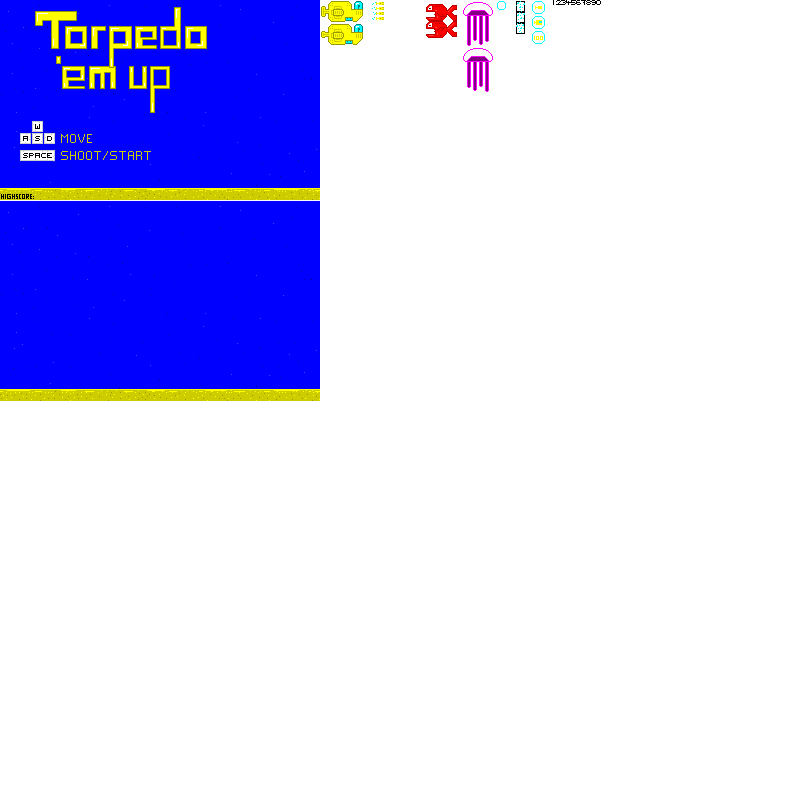
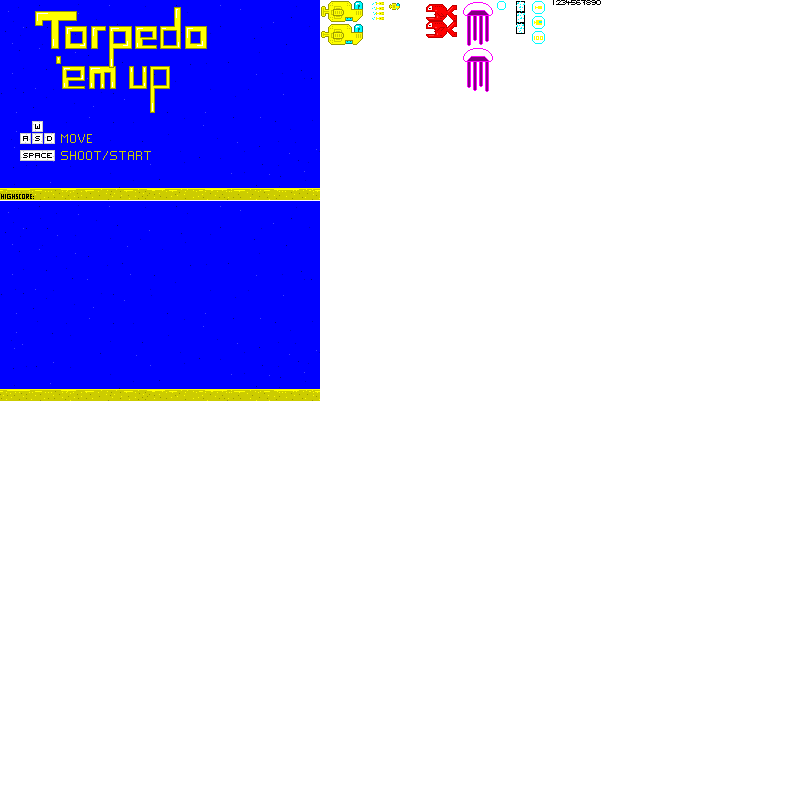
Two versions of the same layered image (800 × 800). Layer-by-layer changes:
painted on "art" over (x1=389, y1=3, x2=400, y2=10)
